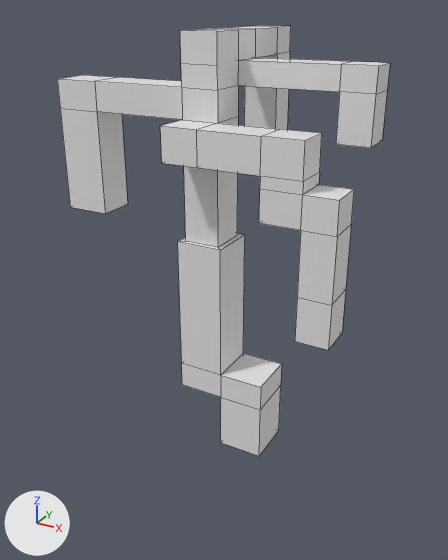
The FBX model Definitive Art/3D/FBX/lamp.fbx as it was, and as the next commit left it.
One viewpoint serves both versions: a 50 mm camera at (9.6, -19.9, 15.4) aimed at (-1.6, 0.6, 5.2). Lighting does not change. The marker at lower left points along +X, +Y and +Z. Mesh edges are drawn as thin lines. Where no turn or scale is listed for an object, it has been applied to the vertices.
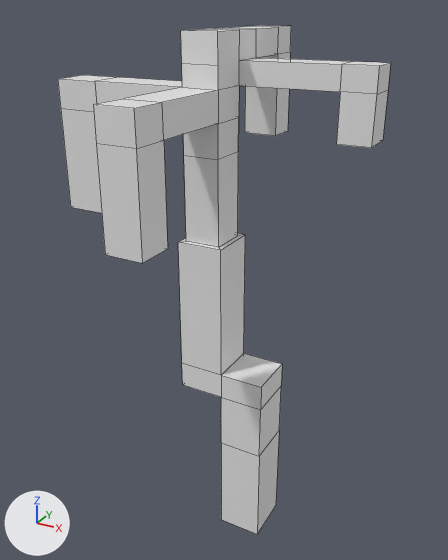
The newer file is also turned or shifted as a whole; pictures and numbers use the older file's frame.

The change, as a diff of the scene's bpy script:
```diff
--- a/Definitive Art/3D/FBX/lamp.fbx.py
+++ b/Definitive Art/3D/FBX/lamp.fbx.py
@@ me_cube_001 @@
 # used by ob_cube; location = (0.0, 0.0, 0.0)
 # verts and faces of me_cube_001; kept vertices keep their numbers, new ones are numbered from 118
 # before: 0 (-0.9, -1.0, -1.7) at pixel (220, 442), 2 (-0.9, 1.0, -1.7), 4 (0.9, -1.0, -1.7) at pixel (259, 456), 6 (0.9, 1.0, -1.7) at pixel (278, 430)
-me_cube_001.from_pydata(...)  # 118 vertices, 116 faces; spans x -8.3..3.9, y -2.2..5.2, z -1.7..14.7
+me_cube_001.from_pydata(...)  # 105 vertices, 101 faces; spans x -8.3..3.9, y -5.6..5.2, z -6.0..14.7
+# me_cube_001 part 1
+delete_faces([(0, 2, 6, 4)])
+for new, old in zip([*range(118, 122)], [0, 2, 4, 6]): verts[new] = verts[old] + (0.0, 0.0, -4.3)
+faces += [(0, 118, 120, 4), (118, 119, 121, 120), (2, 6, 121, 119), (0, 2, 119, 118), (4, 120, 121, 6)]
+# me_cube_001 part 2
+# 32 vertices are removed from x -2.6..3.9, y -2.2..-0.8, z 4.8..11.7
+# 37 faces are deleted
+# 15 vertices are added at x -2.6..-1.1, y -5.6..0.8, z 8.2..12.9
+# 18 new faces join them
```

Pixel boxes [x1, y1, x2, y2] of what changed, in the pictures (448 x 560 px):
'Cube', reshaped (18% taller)
    before: [57, 25, 390, 456]
    after: [58, 25, 391, 534]
part 1 of me_cube_001, built on
    after: [221, 431, 279, 534]
part 2 of me_cube_001, cut back
    before: [160, 86, 354, 350]
    after: [93, 86, 239, 263]
